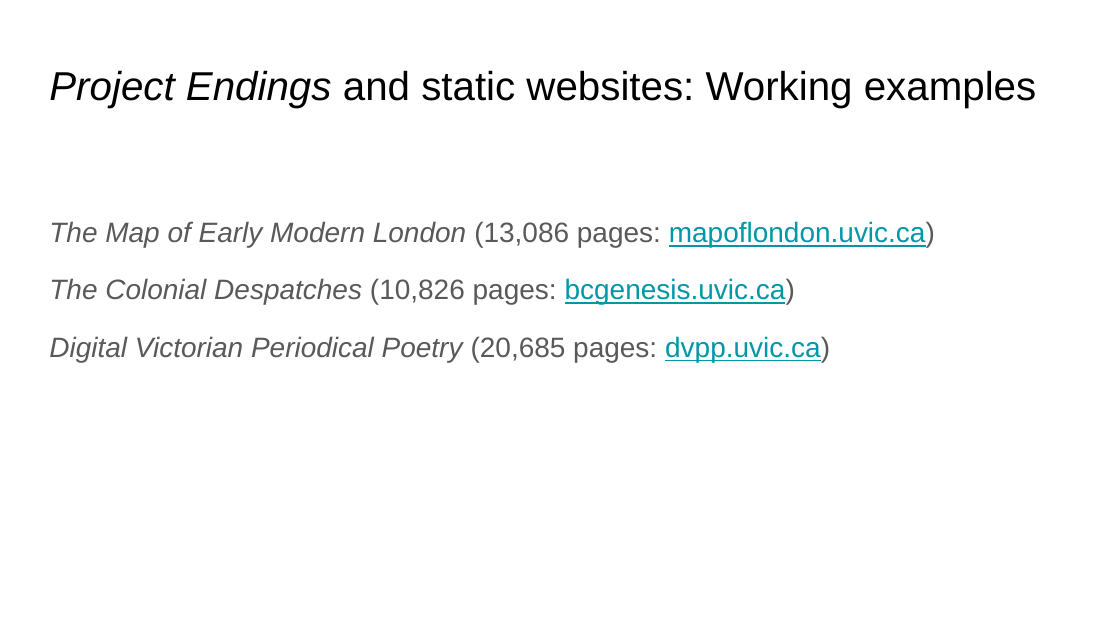
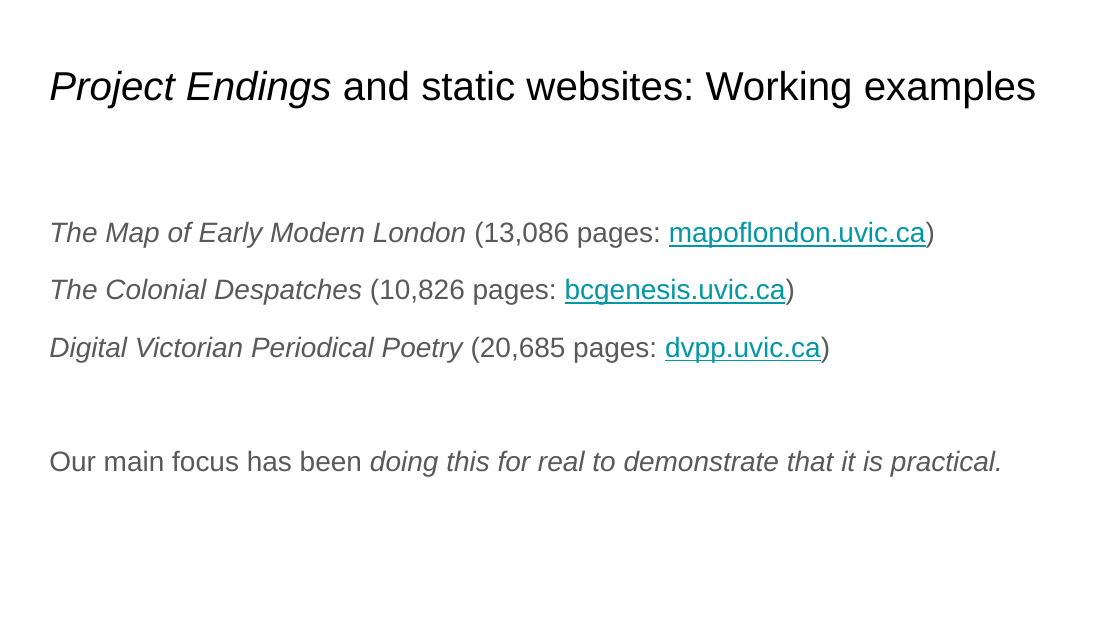
Before and after one commit to projectEndings/Endings, a slide deck: slide 8 of presentations/DH_2022/How_big_can_a_static_site_be.odp (slide 6 before the commit). Drawn at 1120x630 pixels with LibreOffice and Linux fonts; fonts in the diff are those of the drawing; background and template pictures are left out. Boxes give left, top, right and bottom in pixels: in the first picture for what was removed or moved away, otherwise in the second. Text is boxed around its words. In the diff, an @@ line names an element or a change of style, - is before the commit and + after.

```diff
--- a/presentations/DH_2022/How_big_can_a_static_site_be.odp
+++ b/presentations/DH_2022/How_big_can_a_static_site_be.odp
@@ text at <box>49,450,1003,476</box>: paragraph added @@
+Our main focus has been doing this for real to demonstrate that it is practical.
```
Also in this commit, not shown: 3 other slides changed, 3 slides added, 1 slide removed, 14 other files.
